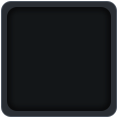
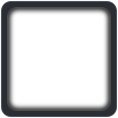
Comparing the layer stacks of the two (118, 118) images. Changes:
painted on "Rounded Rectangle 1", unmasked it over [7, 7, 111, 111]
moved "Layer 1" above "Background" over [0, 0, 118, 118]
removed layer "Rounded Rectangle 2" over [7, 7, 111, 111]
